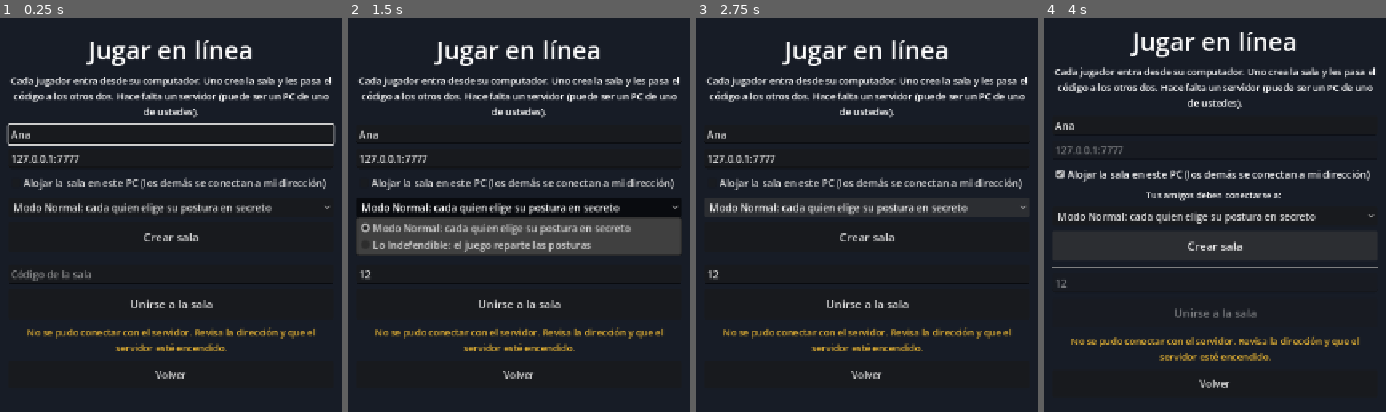
Above: before the commit, frames 1-4 (left to right).
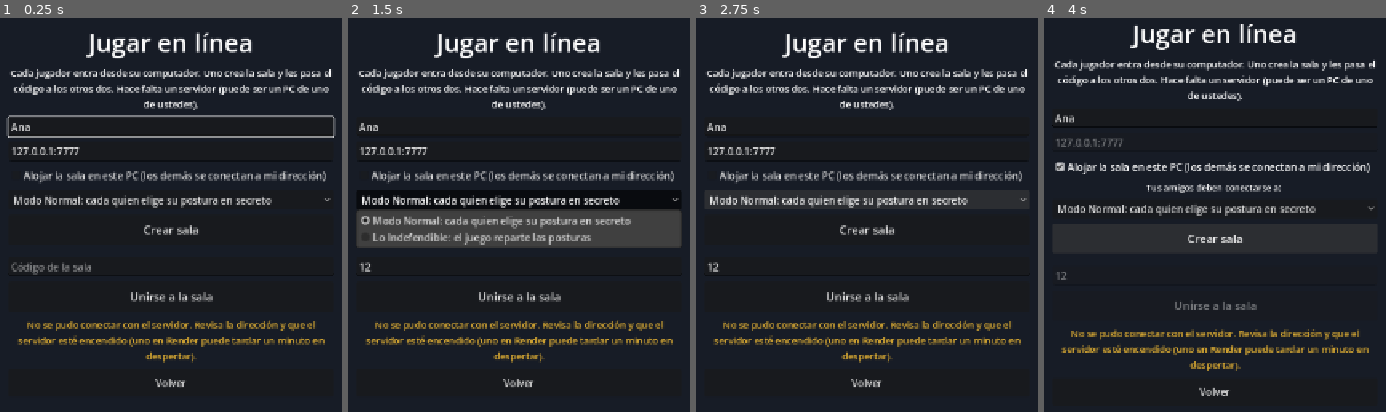
Above: after the commit, the same moments.

Repository: brusher769/debate-cards
Game: Godot game, scene res://tests/online_ui_smoke.tscn
Two runs of this game, one before a commit and one after it. Both use one fixed random seed, a clock stepped at 60 frames per second and the inputs below. This scene is started directly instead of the project's main scene.
Inputs (mouse positions are in pixels of both pictures, inside the frame that each line leads up to):
- Up to frame 1 (0.25 s): no input
- Up to frame 2 (1.5 s): click (519, 274) at 0.52 s; type "12" at 0.6 s; click "Modo Normal: cada quien elige…" at 1.25 s
- Up to frame 3 (2.75 s): click "Modo Normal: cada quien elige…" at 2 s
- Up to frame 4 (4 s): click "Alojar la sala en este PC (lo…" at 2.75 s; click "Crear sala" at 3.5 s

The runs differ from the first frame. In frame 1, 18% of the frame differs, in the area x 1-99%, y 3-94%; in frame 2, 22%, in the area x 2-98%, y 3-94%; in frame 3, 16%; in frame 4, 17%.

Commit message:
Red en línea por WebSocket y despliegue del servidor en Render
- Net usa WebSocketMultiplayerPeer en vez de ENet (Render solo deja pasar HTTP/WebSocket).
- El cliente acepta una URL wss://... o dirección:puerto para red local.
- El servidor lee el puerto de la variable PORT.
- Dockerfile y DESPLIEGUE_RENDER.md con los pasos.

Co-Authored-By: Claude Opus 5.5 <noreply@anthropic.com>

Diff:
--- a/data/i18n.json
+++ b/data/i18n.json
@@ -155,7 +155,7 @@
 		"ONLINE_TITLE": "Jugar en línea",
 		"ONLINE_HINT": "Cada jugador entra desde su computador. Uno crea la sala y les pasa el código a los otros dos. Hace falta un servidor (puede ser un PC de uno de ustedes).",
 		"ONLINE_NAME_PLACEHOLDER": "Tu nombre",
-		"ONLINE_ADDRESS_PLACEHOLDER": "Servidor (dirección:puerto)",
+		"ONLINE_ADDRESS_PLACEHOLDER": "Servidor (dirección:puerto o wss://…)",
 		"ONLINE_HOST_CHECK": "Alojar la sala en este PC (los demás se conectan a mi dirección)",
 		"ONLINE_HOST_ADDRESSES": "Tus amigos deben conectarse a: %s",
 		"ONLINE_CREATE": "Crear sala",
@@ -163,7 +163,7 @@
 		"ONLINE_CODE_PLACEHOLDER": "Código de la sala",
 		"ONLINE_NEED_CODE": "Escribe el código de la sala.",
 		"ONLINE_CONNECTING": "Conectando…",
-		"ONLINE_CONNECT_FAILED": "No se pudo conectar con el servidor. Revisa la dirección y que el servidor esté encendido.",
+		"ONLINE_CONNECT_FAILED": "No se pudo conectar con el servidor. Revisa la dirección y que el servidor esté encendido (uno en Render puede tardar un minuto en despertar).",
 		"ONLINE_DISCONNECTED": "Se perdió la conexión con el servidor.",
 		"ONLINE_ROOM_CODE": "Sala %s",
 		"ONLINE_ROOM_MODE": "Modo: %s",
@@ -346,7 +346,7 @@
 		"ONLINE_TITLE": "Play online",
 		"ONLINE_HINT": "Each player joins from their own computer. One creates the room and gives the code to the other two. A server is needed (it can be one of your PCs).",
 		"ONLINE_NAME_PLACEHOLDER": "Your name",
-		"ONLINE_ADDRESS_PLACEHOLDER": "Server (address:port)",
+		"ONLINE_ADDRESS_PLACEHOLDER": "Server (address:port or wss://…)",
 		"ONLINE_HOST_CHECK": "Host the room on this PC (the others connect to my address)",
 		"ONLINE_HOST_ADDRESSES": "Your friends must connect to: %s",
 		"ONLINE_CREATE": "Create room",
@@ -354,7 +354,7 @@
 		"ONLINE_CODE_PLACEHOLDER": "Room code",
 		"ONLINE_NEED_CODE": "Type the room code.",
 		"ONLINE_CONNECTING": "Connecting…",
-		"ONLINE_CONNECT_FAILED": "Could not connect to the server. Check the address and that the server is running.",
+		"ONLINE_CONNECT_FAILED": "Could not connect to the server. Check the address and that the server is running (one on Render may take a minute to wake up).",
 		"ONLINE_DISCONNECTED": "The connection to the server was lost.",
 		"ONLINE_ROOM_CODE": "Room %s",
 		"ONLINE_ROOM_MODE": "Mode: %s",
--- a/scripts/net/net.gd
+++ b/scripts/net/net.gd
@@ -1,5 +1,9 @@
 extends Node
-## Autoload "Net": la capa de red del juego en línea (ENet, multijugador de alto nivel de Godot).
+## Autoload "Net": la capa de red del juego en línea (WebSocket, multijugador de alto nivel de Godot).
+##
+## Se usa WebSocket (y no ENet/UDP) para poder alojar el servidor en servicios web como Render,
+## que solo dejan pasar HTTP/WebSocket. El cliente acepta una URL completa ("wss://algo.onrender.com")
+## o "dirección:puerto" para la red local (se convierte en "ws://dirección:puerto").
 ##
 ## El mismo script corre en el servidor y en los clientes (las funciones @rpc tienen que existir
 ## igual en todos):
@@ -39,8 +43,14 @@
 const RESYNC_SECONDS := 5.0
 const MAX_NAME := 16
 const MAX_CHAT := 200
-## Segundos que se espera al servidor antes de rendirse (ENet tarda mucho más en avisar por sí solo).
+## Segundos que se espera al servidor antes de rendirse.
 const CONNECT_TIMEOUT := 8.0
+## Con una URL (servidor en internet) se espera más: el plan gratis de Render apaga el servidor si
+## nadie lo usa y tarda cerca de un minuto en despertarlo.
+const CONNECT_TIMEOUT_URL := 75.0
+## Tamaño de los búferes de WebSocket (bytes). Los de Godot por defecto (64 KB) se quedan cortos
+## para las fotos del estado y la voz.
+const WS_BUFFER := 512 * 1024
 
 # --- Estado del cliente ---
 ## Tu lugar en la sala (0, 1 o 2); -1 si no estás en ninguna.
@@ -83,10 +93,10 @@
 # Arranque: servidor, anfitrión y cliente
 # ---------------------------------------------------------------------------
 
-## Empieza a atender salas en `port` (UDP). Devuelve OK o el error de Godot.
+## Empieza a atender salas en `port` (TCP, WebSocket). Devuelve OK o el error de Godot.
 func start_server(port := DEFAULT_PORT) -> Error:
-	var peer := ENetMultiplayerPeer.new()
-	var err := peer.create_server(port, MAX_CLIENTS)
+	var peer := _new_peer()
+	var err := peer.create_server(port)
 	if err != OK:
 		return err
 	multiplayer.multiplayer_peer = peer
@@ -103,17 +113,28 @@
 	return err
 
 
-## Se conecta a un servidor. El resultado llega por las señales connected / connection_failed.
+## Se conecta a un servidor. `address` puede ser una URL completa ("wss://algo.onrender.com"; entonces
+## `port` no se usa) o una dirección ("192.168.1.20"). El resultado llega por las señales
+## connected / connection_failed.
 func connect_to(address: String, port := DEFAULT_PORT) -> Error:
-	var peer := ENetMultiplayerPeer.new()
-	var err := peer.create_client(address, port)
+	var is_url := address.contains("://")
+	var url := address if is_url else "ws://%s:%d" % [address, port]
+	var peer := _new_peer()
+	var err := peer.create_client(url)
 	if err != OK:
 		return err
 	multiplayer.multiplayer_peer = peer
 	_is_server = false
 	_connect_signals()
-	_connecting_until = Time.get_ticks_msec() / 1000.0 + CONNECT_TIMEOUT
+	_connecting_until = Time.get_ticks_msec() / 1000.0 + (CONNECT_TIMEOUT_URL if is_url else CONNECT_TIMEOUT)
 	return OK
+
+
+func _new_peer() -> WebSocketMultiplayerPeer:
+	var peer := WebSocketMultiplayerPeer.new()
+	peer.inbound_buffer_size = WS_BUFFER
+	peer.outbound_buffer_size = WS_BUFFER
+	return peer
 
 
 ## Corta la conexión (o apaga el servidor) y olvida la sala.
@@ -141,10 +162,17 @@
 	if _connected_signals:
 		return
 	_connected_signals = true
+	multiplayer.peer_connected.connect(_on_peer_connected)
 	multiplayer.peer_disconnected.connect(_on_peer_disconnected)
 	multiplayer.connected_to_server.connect(_on_connected_to_server)
 	multiplayer.connection_failed.connect(_on_connection_failed)
 	multiplayer.server_disconnected.connect(_on_server_disconnected)
+
+
+## WebSocket no tiene un tope de conexiones como ENet: el servidor corta a los que sobran.
+func _on_peer_connected(id: int) -> void:
+	if _is_server and multiplayer.get_peers().size() > MAX_CLIENTS:
+		(multiplayer.multiplayer_peer as WebSocketMultiplayerPeer).disconnect_peer(id)
 
 
 func _on_connected_to_server() -> void:
--- a/scripts/net/server_main.gd
+++ b/scripts/net/server_main.gd
@@ -6,12 +6,16 @@
 ##
 ## En un juego exportado: Debate.exe --headless -- --server --port=7777 (el menú principal detecta
 ## --server y cambia a esta escena). Opciones (después de "--"):
-##   --port=N            puerto UDP (por defecto 7777)
+##   --port=N            puerto TCP del WebSocket (por defecto 7777, o la variable de entorno PORT)
 ##   --quit-after=N      apagarse solos a los N segundos (para pruebas)
+##
+## En Render (ver DESPLIEGUE_RENDER.md) el puerto lo elige Render y llega en la variable PORT.
 
 
 func _ready() -> void:
 	var port := Net.DEFAULT_PORT
+	if OS.get_environment("PORT").is_valid_int():
+		port = int(OS.get_environment("PORT"))
 	var quit_after := 0.0
 	for arg in OS.get_cmdline_user_args():
 		if arg.begins_with("--port="):
@@ -23,7 +27,7 @@
 		printerr("[servidor] no pude abrir el puerto %d (error %d). ¿Ya hay otro servidor usándolo?" % [port, err])
 		get_tree().quit(1)
 		return
-	print("[servidor] SERVIDOR LISTO en el puerto UDP %d (versión de datos %s)" % [port, Net.data_version().left(8)])
+	print("[servidor] SERVIDOR LISTO en el puerto TCP %d (WebSocket) (versión de datos %s)" % [port, Net.data_version().left(8)])
 	if quit_after > 0.0:
 		await get_tree().create_timer(quit_after).timeout
 		print("[servidor] apagándose")
--- a/scripts/ui/online.gd
+++ b/scripts/ui/online.gd
@@ -86,10 +86,13 @@
 	return t if t != "" else tr("DEFAULT_PLAYER_NAME") % 1
 
 
-## Separa "dirección:puerto" (el puerto es opcional).
+## Separa "dirección:puerto" (el puerto es opcional). Una URL ("wss://algo.onrender.com") se deja
+## entera: Net.connect_to la usa tal cual.
 func _parse_address() -> Array:
 	var text := _address_edit.text.strip_edges()
 	var port := Net.DEFAULT_PORT
+	if text.contains("://"):
+		return [text, port]
 	if text.contains(":"):
 		port = int(text.get_slice(":", 1))
 		text = text.get_slice(":", 0)
Not shown, added: .dockerignore
Not shown, changed: CLAUDE.md
Not shown, changed: DECISIONES.md
Not shown, added: DESPLIEGUE_RENDER.md
Not shown, added: Dockerfile
Not shown, changed: GUIA_MODIFICAR.md
Not shown, changed: README.md
